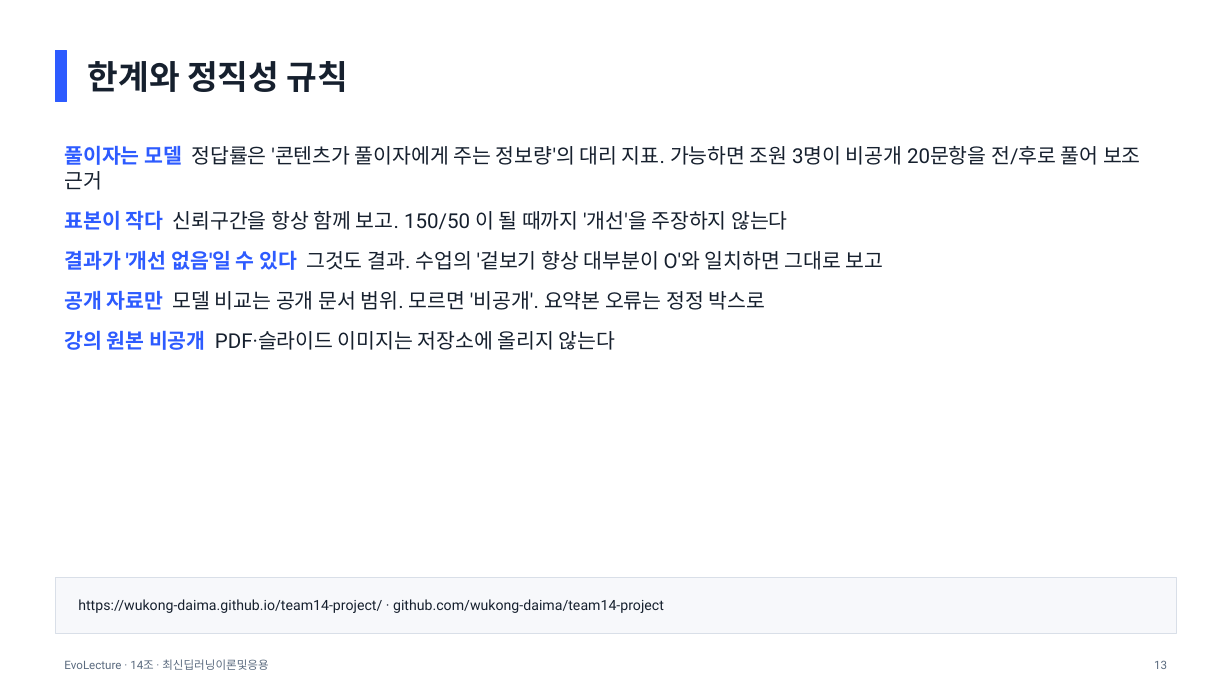
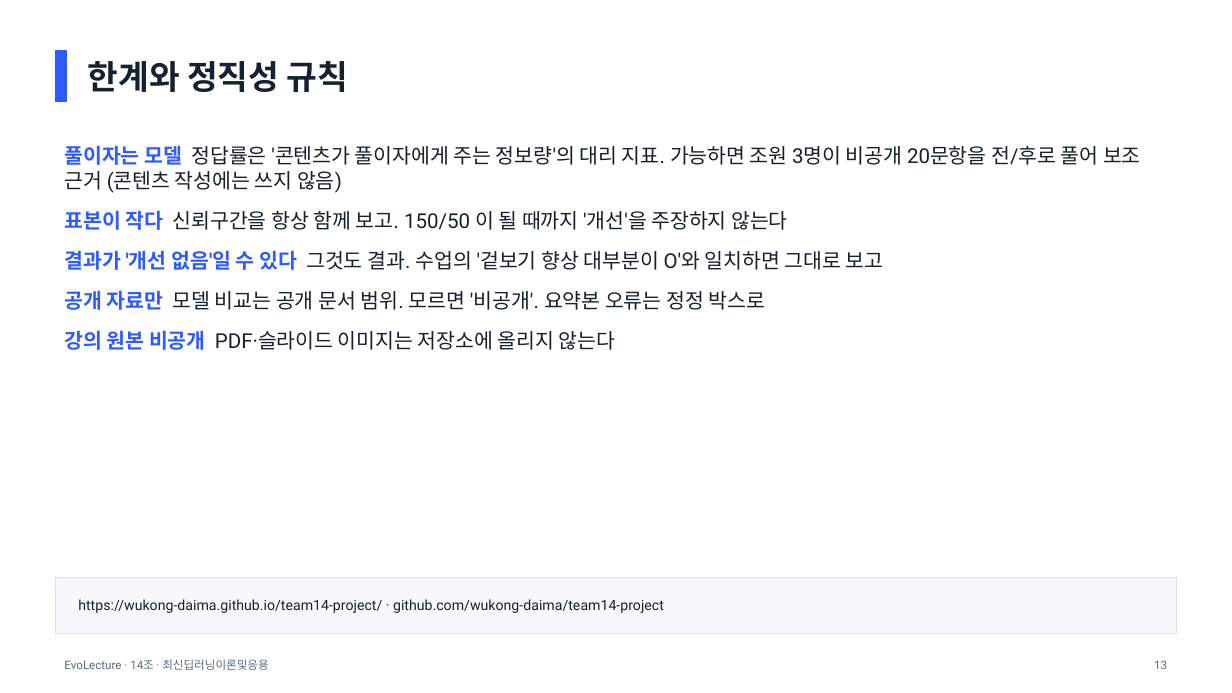
Before and after one commit to wukong-daima/team14-project, a slide deck: slide 13 of submission/Team14_mid.pptx. Drawn at 1232x693 pixels with LibreOffice and Linux fonts; fonts in the diff are those of the drawing. Boxes give left, top, right and bottom in pixels: in the first picture for what was removed or moved away, otherwise in the second. Text is boxed around its words. In the diff, an @@ line names an element or a change of style, - is before the commit and + after.

```diff
--- a/submission/Team14_mid.pptx
+++ b/submission/Team14_mid.pptx
@@ text at (64,145,1141,193): text changed @@
-■ 풀이자는 모델 정답률은 '콘텐츠가 풀이자에게 주는 정보량'의 대리 지표. 가능하면 조원 3명이 비공개 20문항을 전/후로 풀어 보조 근거
+■ 풀이자는 모델 정답률은 '콘텐츠가 풀이자에게 주는 정보량'의 대리 지표. 가능하면 조원 3명이 비공개 20문항을 전/후로 풀어 보조 근거 (콘텐츠 작성에는 쓰지 않음)
```
Also in this commit, not shown: 7 other slides changed, 4 other files.
